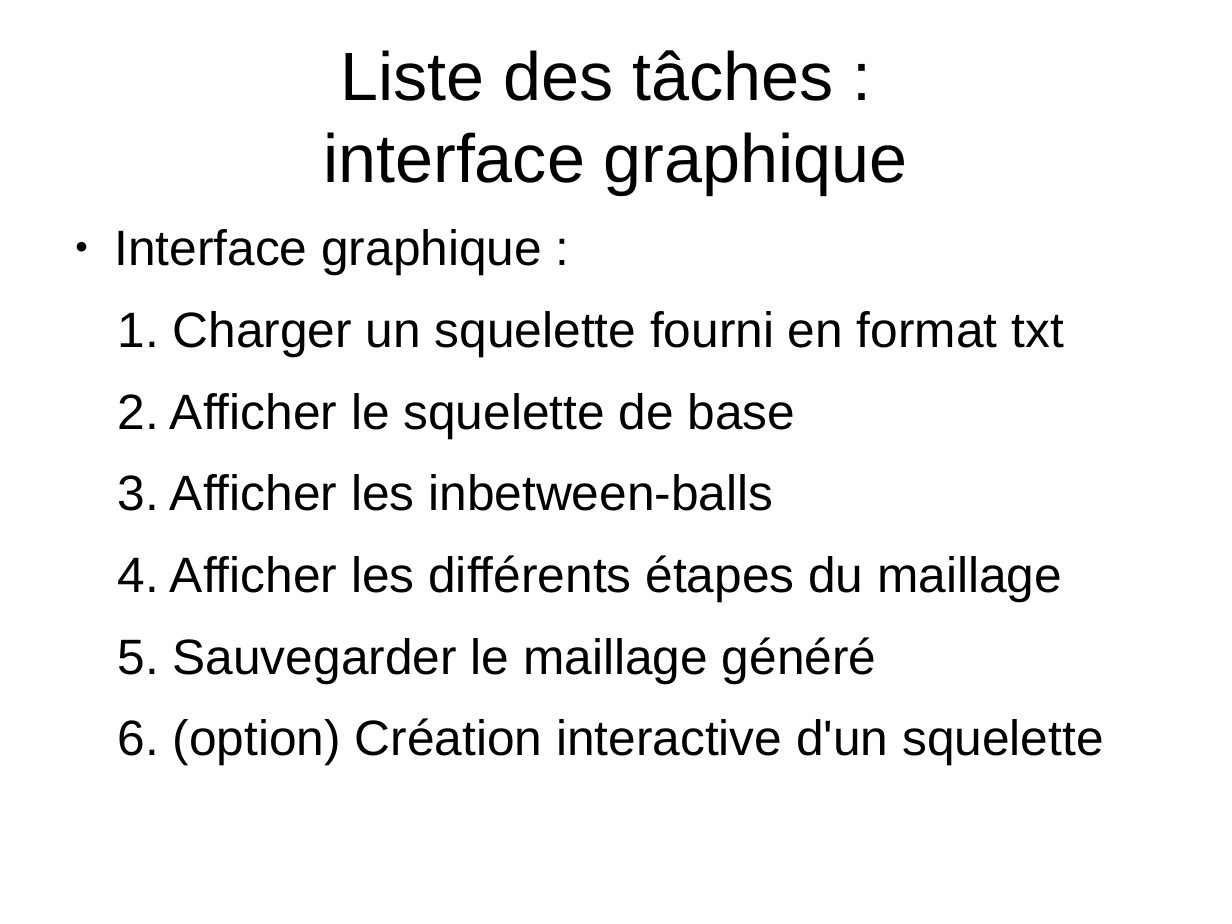
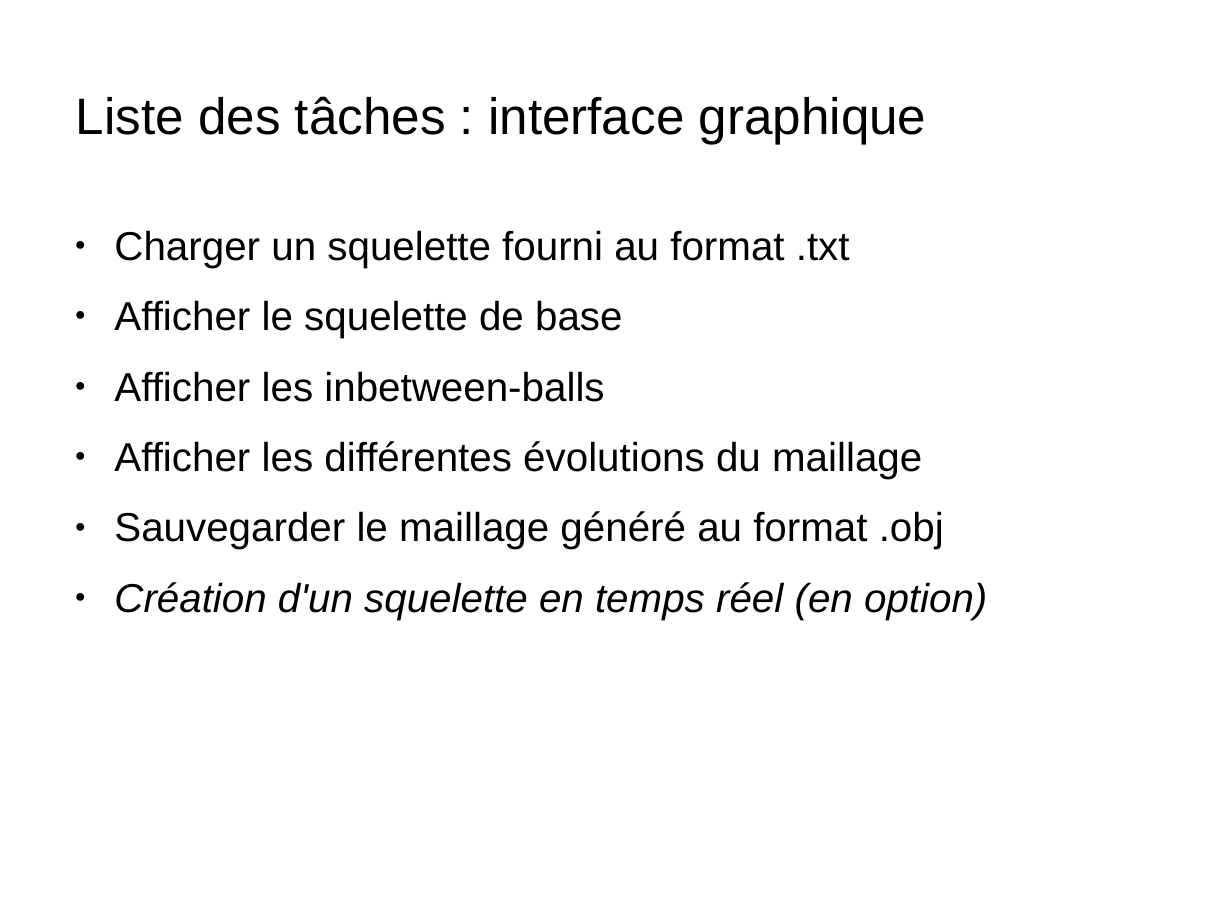
Before and after one commit to juliendvl/modeleur-bmesh, a slide deck: slide 7 of SCHEME/diapos_scheme.odp. Drawn at 1232x924 pixels with LibreOffice and Linux fonts; fonts in the diff are those of the drawing; background and template pictures are left out. Boxes give left, top, right and bottom in pixels: in the first picture for what was removed or moved away, otherwise in the second. Text is boxed around its words. In the diff, an @@ line names an element or a change of style, - is before the commit and + after.

```diff
--- a/SCHEME/diapos_scheme.odp
+++ b/SCHEME/diapos_scheme.odp
@@ title "Liste des tâches : interface ..." moved from (x1=323, y1=50, x2=908, y2=194) to (x1=76, y1=96, x2=927, y2=145) @@
@@ title "Liste des tâches : interface ..." at (x1=76, y1=96, x2=927, y2=145): size 44 to 33 pt @@
@@ text at (x1=114, y1=230, x2=987, y2=620): text changed; size 32 to 26 pt @@
-● Interface graphique :
-1. Charger un squelette fourni en format txt
-2. Afficher le squelette de base
-3. Afficher les inbetween-balls
-4. Afficher les différents étapes du maillage
-5. Sauvegarder le maillage généré
-6. (option) Création interactive d'un squelette
+● Charger un squelette fourni au format .txt
+● Afficher le squelette de base
+● Afficher les inbetween-balls
+● Afficher les différentes évolutions du maillage
+● Sauvegarder le maillage généré au format .obj
+● Création d'un squelette en temps réel (en option)
```
Also in this commit, not shown: 9 other slides changed, 1 slide added, 1 slide removed.
